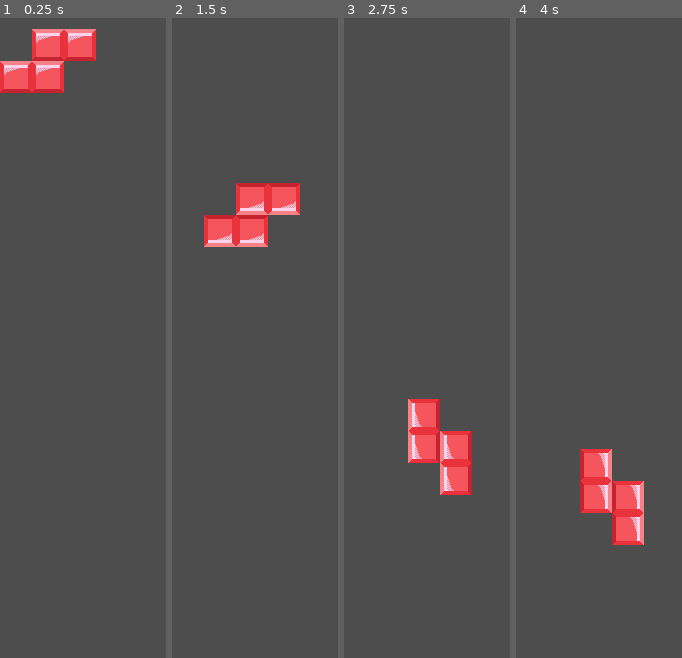
Above: before the commit, frames 1-4 (left to right).
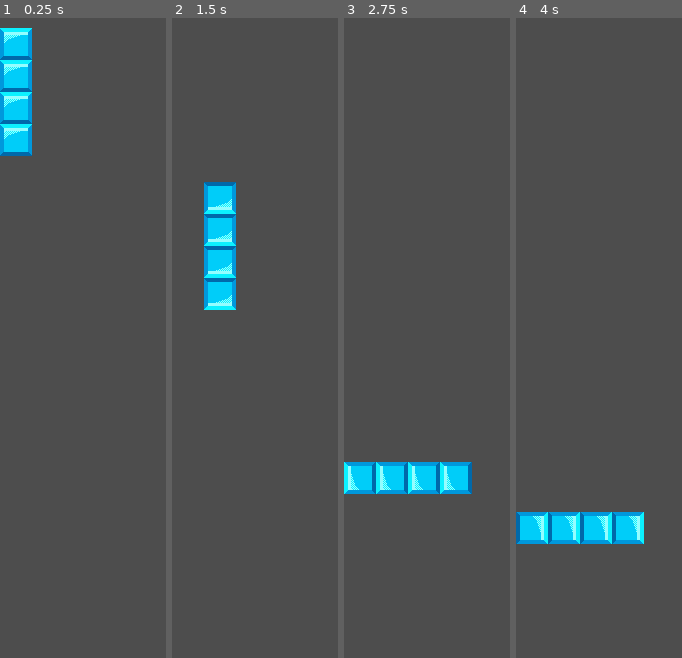
Above: after the commit, the same moments.

Repository: dhargan/tetris-godot
Game: Godot game, scene res://scenes/main/main.tscn
Two runs of this game, one before a commit and one after it. Both use one fixed random seed, a clock stepped at 60 frames per second and the inputs below.
Inputs:
- Up to frame 1 (0.25 s): no input
- Up to frame 2 (1.5 s): hold Right (move_right) 0.53-1.28 s; tap Space (switch) at 0.6, 1.35 s; hold S (move_down) from 1.28 s (still down)
- Up to frame 3 (2.75 s): release S (move_down) at 2.03 s; hold Right (move_right) from 2.03 s (still down); tap Space (switch) at 2.1 s
- Up to frame 4 (4 s): tap Space (switch) at 2.85, 3.6 s; release Right (move_right) at 3.53 s; hold Left (move_left) from 3.53 s (still down)

The runs differ from the first frame. In frame 1, 6.7% of the frame differs, in the area x 0-58%, y 1-22%; in frame 2, 6.7%; in frame 3, 6.7%; in frame 4, 6.7%.

Commit message:
Change picot point of i block

Diff:
--- a/scenes/blocks/tetrominos/i_block.tscn
+++ b/scenes/blocks/tetrominos/i_block.tscn
@@ -7,13 +7,12 @@
 script = ExtResource("1_bsheu")
 
 [node name="CyanBlock" parent="." instance=ExtResource("1_kjgqh")]
-position = Vector2(0, 16)
 
 [node name="CyanBlock2" parent="." instance=ExtResource("1_kjgqh")]
-position = Vector2(0, 48)
+position = Vector2(0, 32)
 
 [node name="CyanBlock3" parent="." instance=ExtResource("1_kjgqh")]
-position = Vector2(0, -48)
+position = Vector2(0, -64)
 
 [node name="CyanBlock4" parent="." instance=ExtResource("1_kjgqh")]
-position = Vector2(0, -16)
+position = Vector2(0, -32)
--- a/scenes/main/main.tscn
+++ b/scenes/main/main.tscn
@@ -1,6 +1,6 @@
 [gd_scene load_steps=4 format=3 uid="uid://dl2yxr0husjpo"]
 
-[ext_resource type="PackedScene" uid="uid://c68yo64oqre4y" path="res://scenes/blocks/tetrominos/z_block.tscn" id="1_0qk5s"]
+[ext_resource type="PackedScene" uid="uid://dlcvlc11o7yh2" path="res://scenes/blocks/tetrominos/i_block.tscn" id="1_6u5s8"]
 
 [sub_resource type="RectangleShape2D" id="RectangleShape2D_1mgcm"]
 size = Vector2(320.5, 0.5)
@@ -10,8 +10,8 @@
 
 [node name="Main" type="Node2D"]
 
-[node name="ZBlock" parent="." instance=ExtResource("1_0qk5s")]
-position = Vector2(-112, -271)
+[node name="i_block" parent="." instance=ExtResource("1_6u5s8")]
+position = Vector2(-144, -240)
 
 [node name="Camera2D" type="Camera2D" parent="."]
 
